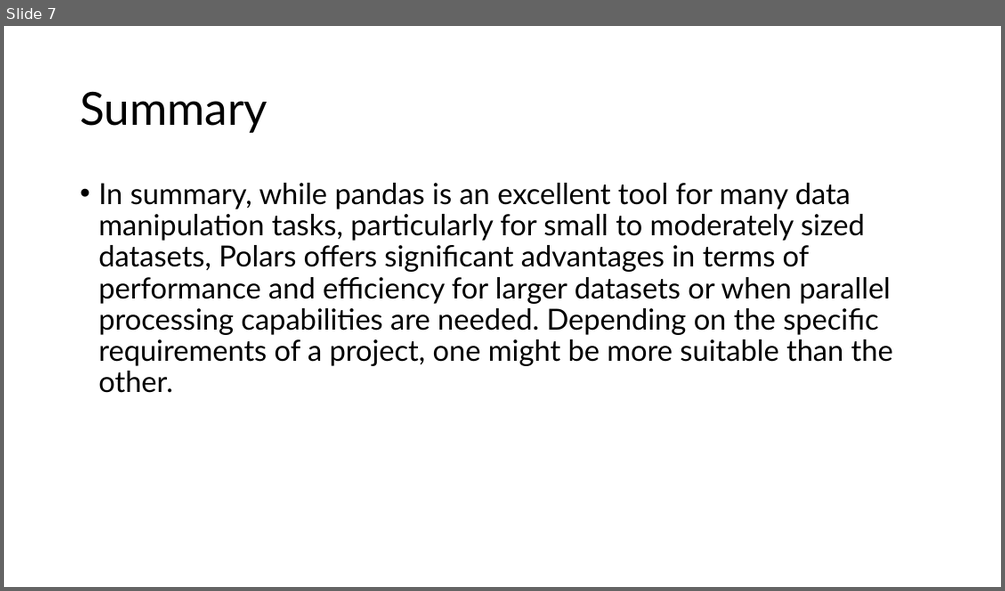
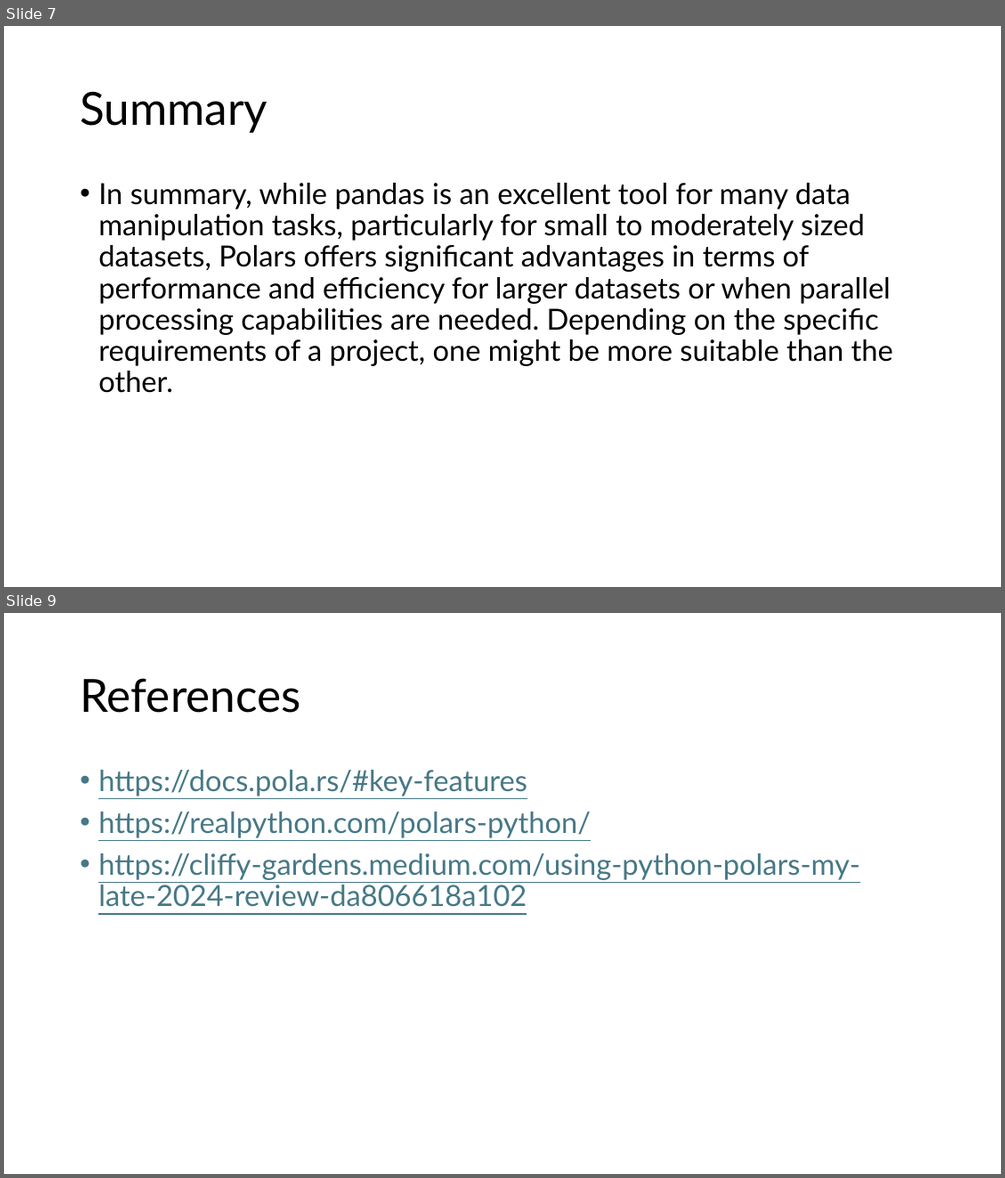
Before and after one commit to gdallvo1/OIM7502_SP25_classwork, a slide deck: Midterm_Polars/Polar_PythonLibrary.pptx. Shown one above the other, each under a label of ours: slide 7 before the commit, slides 7 and 9 after it; the slides between them are not shown. The pictures are 1005x591 and 1005x1178 pixels, drawn with LibreOffice and Linux fonts; fonts in the diff are those of the drawing. Boxes give left, top, right and bottom in pixels: in the first picture for what was removed or moved away, otherwise in the second. Text is boxed around its words. In the diff, an @@ line names an element or a change of style, - is before the commit and + after.

```diff
--- a/Midterm_Polars/Polar_PythonLibrary.pptx
+++ b/Midterm_Polars/Polar_PythonLibrary.pptx
@@ slide 9 added at box(4, 613, 1001, 1174), background #FFFFFF @@
@@ title added at box(80, 678, 300, 713), 44 pt, text #000000 @@
+References
@@ text added at box(98, 770, 860, 907), 28 pt, text #467886, underline @@
+• https://docs.pola.rs/#key-features
+• https://realpython.com/polars-python/
+• https://cliffy-gardens.medium.com/using-python-polars-my-late-2024-review-da806618a102
```
Also in this commit, not shown: 1 other slide added.
